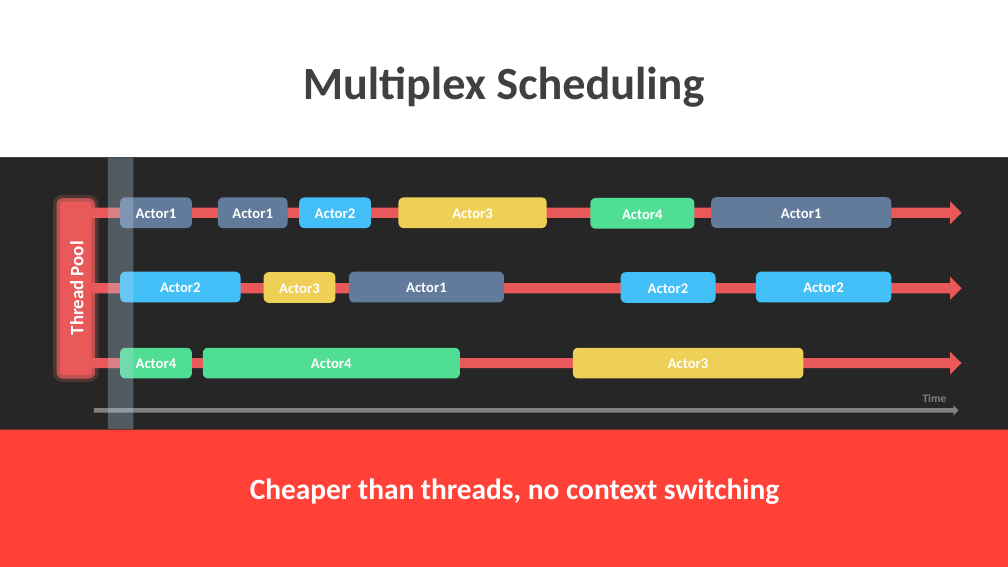
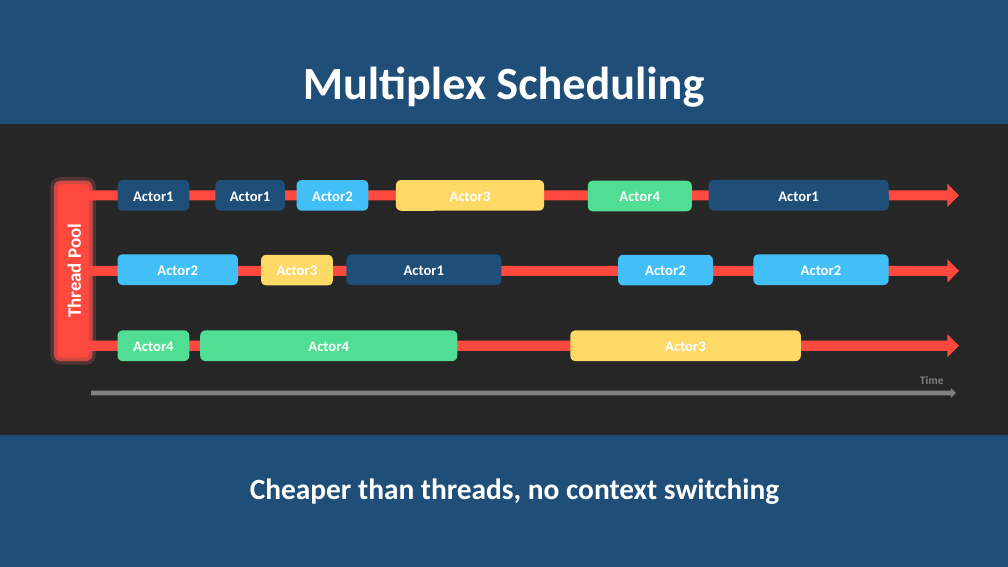
Before and after one commit to rogeralsing/Presentations, a slide deck: slide 17 of ProtoActor/QConSP/protoactor.pptx. Drawn at 1008x567 pixels with LibreOffice and Linux fonts; fonts in the diff are those of the drawing. Boxes give left, top, right and bottom in pixels: in the first picture for what was removed or moved away, otherwise in the second. Text is boxed around its words. In the diff, an @@ line names an element or a change of style, - is before the commit and + after.

```diff
--- a/ProtoActor/QConSP/protoactor.pptx
+++ b/ProtoActor/QConSP/protoactor.pptx
@@ rounded rectangle: place and size @@
-rounded rectangle at box(0, 0, 1008, 157)
+rounded rectangle at box(0, 0, 1008, 124)
@@ rounded rectangle at box(0, 0, 1008, 124): fill #FFFFFF to #1F4E79 @@
@@ title "Multiplex Scheduling" at box(303, 66, 704, 107): text colour #404040 to #FFFFFF @@
@@ rounded rectangle removed at box(108, 157, 134, 429) @@
@@ rounded rectangle "Thread Pool" at box(54, 181, 93, 361): fill #E95959 to #FF493E @@
@@ fill #637B9B to #1F4E79 in 4 elements at box(118, 180, 190, 211), box(216, 180, 285, 211), box(346, 254, 501, 285), box(709, 180, 889, 211) @@
@@ 7 rounded rectangles, 4 right arrows: place and size @@
-7 rounded rectangles, 4 right arrows at box(57, 197, 957, 412)
+7 rounded rectangles, 4 right arrows at box(54, 180, 954, 395)
@@ fill none to #FF493E; outline #E95959 6.75 pt to #FF493E 6.75 pt in 3 elements at box(92, 193, 954, 199), box(92, 343, 954, 349), box(92, 268, 954, 274) @@
@@ rounded rectangle "Actor4": place and size @@
-rounded rectangle "Actor4" at box(120, 348, 192, 379)
+rounded rectangle "Actor4" at box(118, 330, 190, 361)
@@ rounded rectangle "Actor4": place and size @@
-rounded rectangle "Actor4" at box(203, 348, 460, 379)
+rounded rectangle "Actor4" at box(200, 330, 457, 361)
@@ rounded rectangle "Actor3": place and size @@
-rounded rectangle "Actor3" at box(573, 348, 804, 379)
+rounded rectangle "Actor3" at box(570, 330, 801, 361)
@@ fill #EDD055 to #FFD966 in 3 elements at box(396, 180, 544, 211), box(261, 255, 333, 286), box(570, 330, 801, 361) @@
@@ 5 rounded rectangles, 1 text: place and size @@
-5 rounded rectangles, 1 text at box(120, 197, 947, 402)
+5 rounded rectangles, 1 text at box(118, 180, 944, 384)
@@ rectangle: place and size @@
-rectangle at box(0, 430, 1008, 567)
+rectangle at box(0, 435, 1008, 567)
@@ rectangle at box(0, 435, 1008, 567): fill #FF4137 to #1F4E79 @@
```
Also in this commit, not shown: 13 other slides changed, 1 other file.
